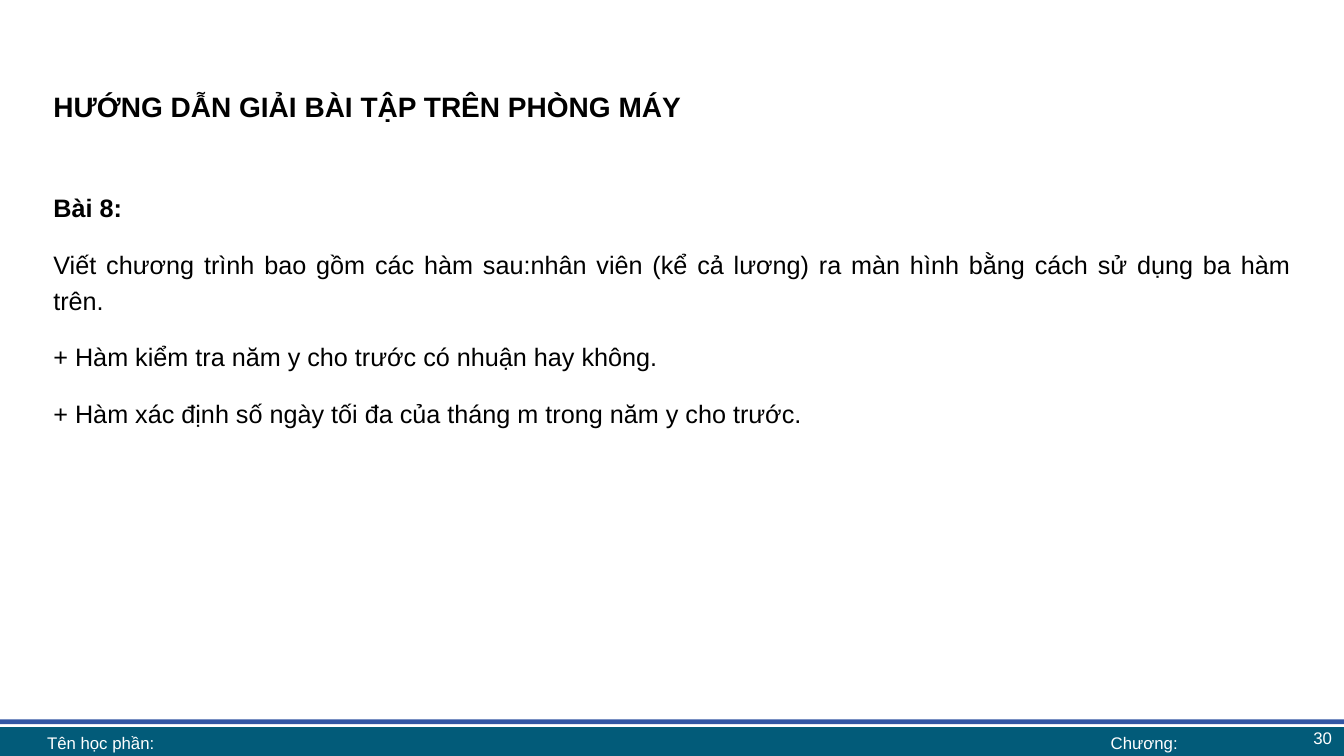
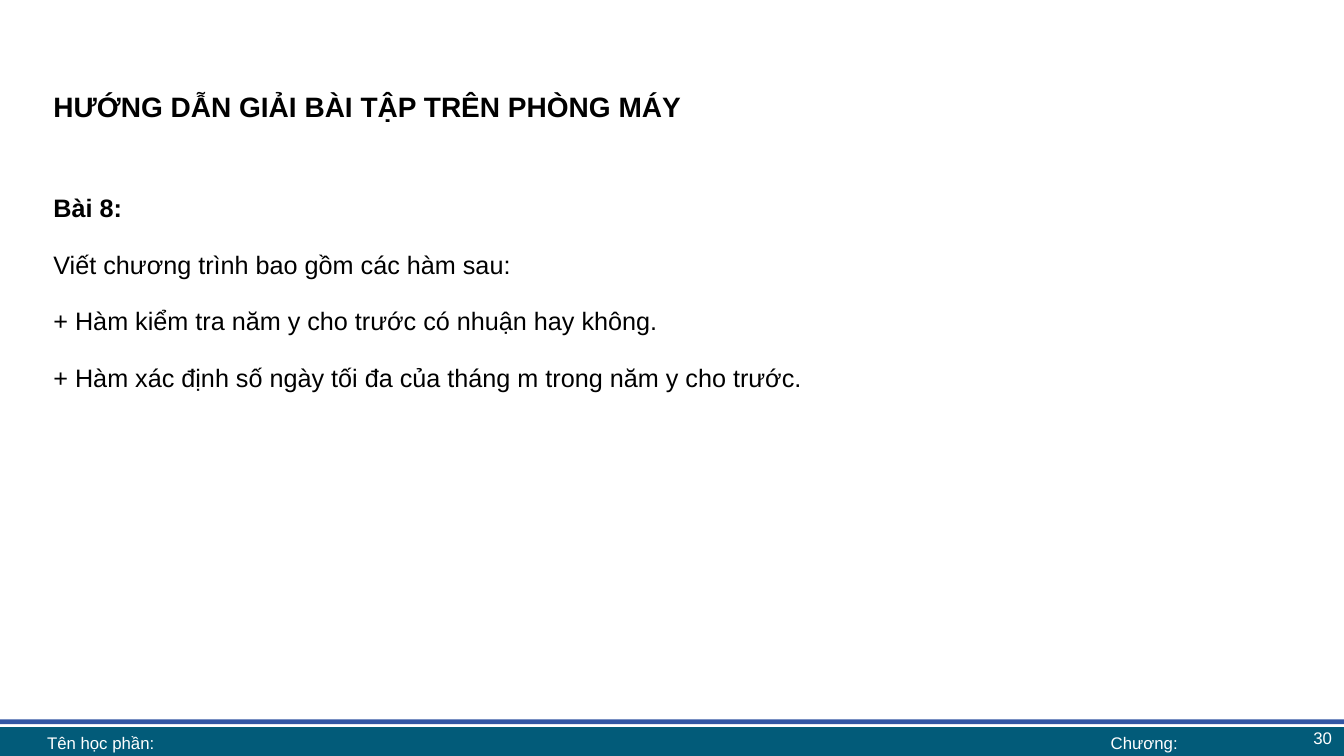
Before and after one commit to lhaaaaa/17A2-Ca-sang, a slide deck: slide 30 of Lab 8/Lab 8 bài giảng.pptx. Drawn at 1344x756 pixels with LibreOffice and Linux fonts; fonts in the diff are those of the drawing; background and template pictures are left out. Boxes give left, top, right and bottom in pixels: in the first picture for what was removed or moved away, otherwise in the second. Text is boxed around its words. In the diff, an @@ line names an element or a change of style, - is before the commit and + after.

```diff
--- a/Lab 8/Lab 8 bài giảng.pptx
+++ b/Lab 8/Lab 8 bài giảng.pptx
@@ text at (53, 254, 511, 279): text changed @@
-Viết chương trình bao gồm các hàm sau:nhân viên (kể cả lương) ra màn hình bằng cách sử dụng ba hàm trên.
+Viết chương trình bao gồm các hàm sau:
```
Also in this commit, not shown: 6 other slides changed, 3 other files.
